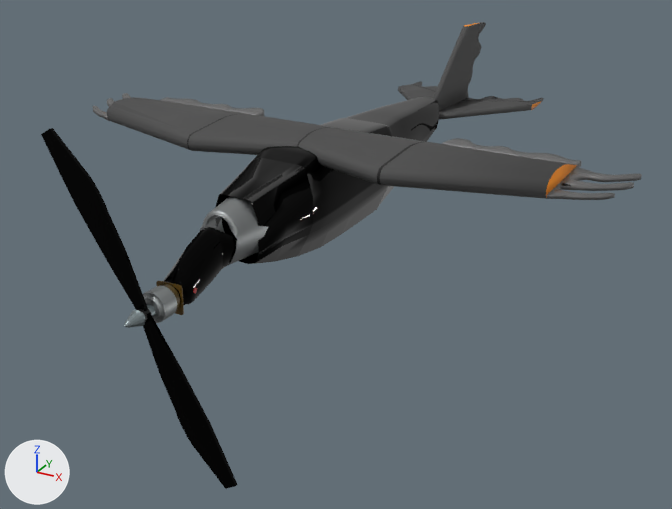
The glTF model Projects/Scripts/models/UAV_2.gltf as it was, and as the next commit left it.
One viewpoint serves both versions: a camera (50 mm lens) standing at (158.0, -274.0, 135.0) and looking at (-4.0, 20.0, -13.0). Every picture has the same lights, and +X, +Y and +Z are marked at lower left. Where no turn or scale is listed for an object, it has been applied to the vertices.
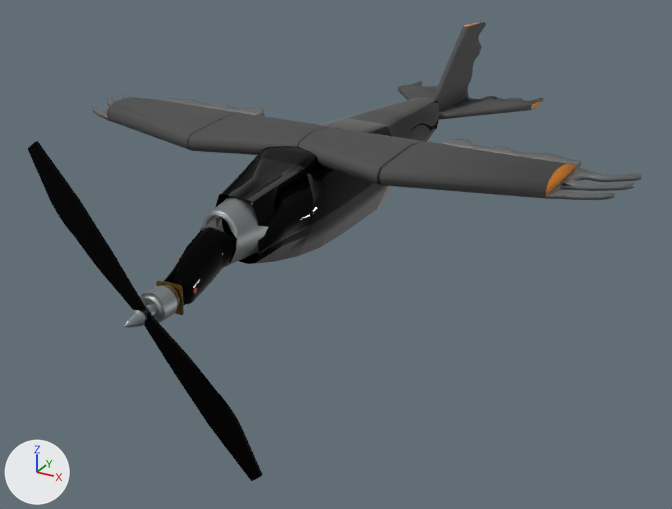
Location of each change, [x1, y1, x2, y2] in pixels of the pictures (672 x 509 px):
'Sphere.003', moved, turned: before [41, 128, 237, 489]; after [28, 141, 263, 481]

Edits to the bpy script that builds the scene:
```text
Change ob_sphere_003:
    ob_sphere_003.location: (-6.7, -91.0, 11.1) -> (-6.7, -90.3, 11.1)
    ob_sphere_003.rotation_euler: (1.771, -1.342, -0.44) -> (1.355, -0.167, 3.045)  # degrees (101, -77, -25) -> degrees (78, -9.6, 174)
```
